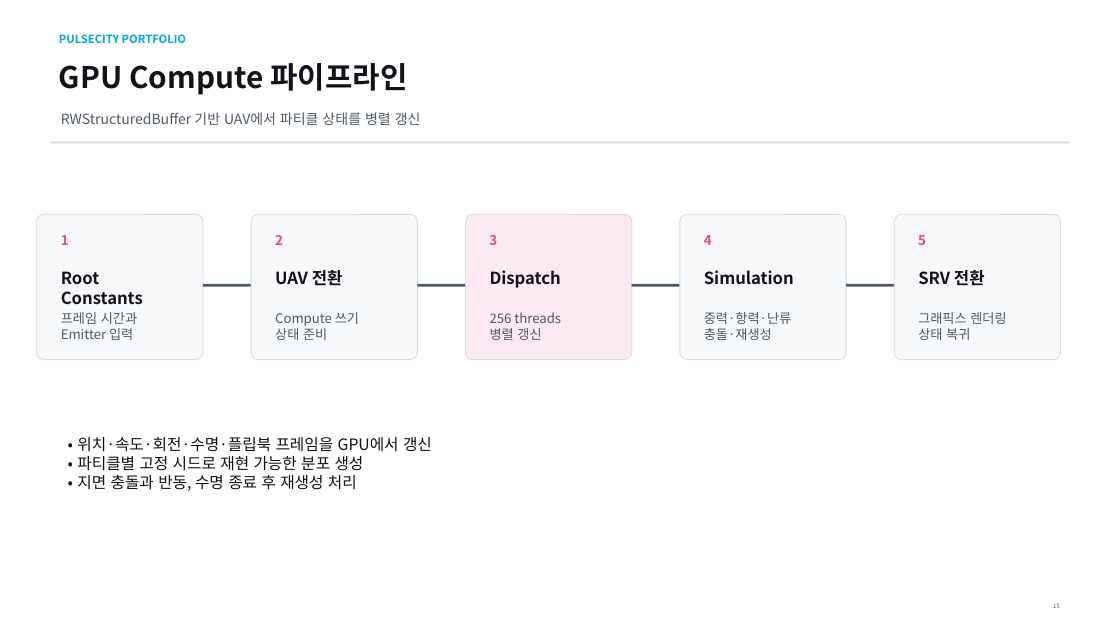
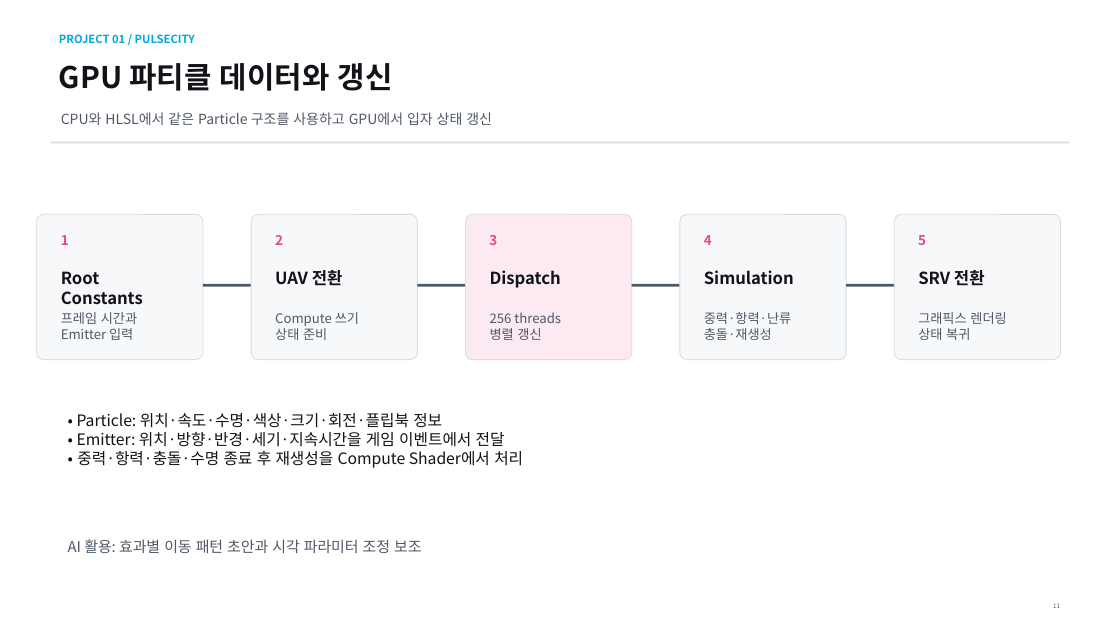
Before and after one commit to nohc2001/PulseCity, a slide deck: slide 11 of 포트폴리오/진성준/임동건_포트폴리오.pptx (slide 15 before the commit). Drawn at 1120x630 pixels with LibreOffice and Linux fonts; fonts in the diff are those of the drawing. Boxes give left, top, right and bottom in pixels: in the first picture for what was removed or moved away, otherwise in the second. Text is boxed around its words. In the diff, an @@ line names an element or a change of style, - is before the commit and + after.

```diff
--- a/포트폴리오/진성준/임동건_포트폴리오.pptx
+++ b/포트폴리오/진성준/임동건_포트폴리오.pptx
@@ text at [59, 34, 195, 43]: text changed @@
-PULSECITY PORTFOLIO
+PROJECT 01 / PULSECITY
@@ text at [59, 63, 393, 91]: text changed @@
-GPU Compute 파이프라인
+GPU 파티클 데이터와 갱신
@@ text at [61, 112, 492, 125]: text changed @@
-RWStructuredBuffer 기반 UAV에서 파티클 상태를 병렬 갱신
+CPU와 HLSL에서 같은 Particle 구조를 사용하고 GPU에서 입자 상태 갱신
@@ text at [77, 413, 523, 468]: text changed @@
-• 위치·속도·회전·수명·플립북 프레임을 GPU에서 갱신
-• 파티클별 고정 시드로 재현 가능한 분포 생성
-• 지면 충돌과 반동, 수명 종료 후 재생성 처리
+• Particle: 위치·속도·수명·색상·크기·회전·플립북 정보
+• Emitter: 위치·방향·반경·세기·지속시간을 게임 이벤트에서 전달
+• 중력·항력·충돌·수명 종료 후 재생성을 Compute Shader에서 처리
@@ text added at [68, 539, 421, 553], 12.8 pt, text #4F5966 @@
+AI 활용: 효과별 이동 패턴 초안과 시각 파라미터 조정 보조
```
Also in this commit, not shown: 6 other slides changed, 6 slides added, 13 slides removed.
